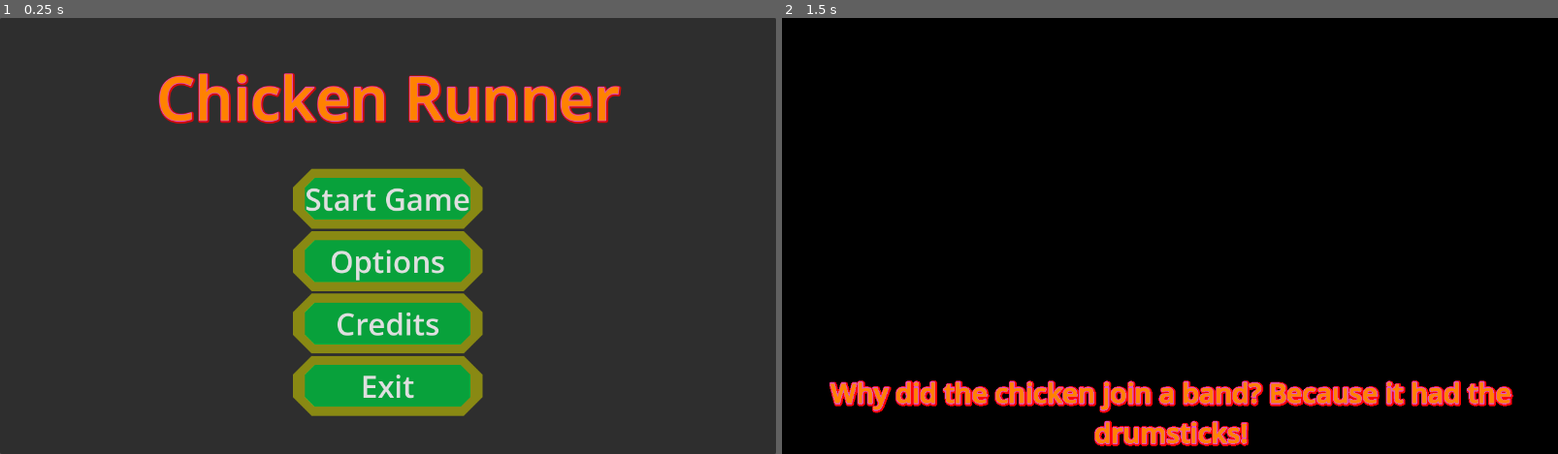
Above: before the commit, frames 1-2 (left to right).
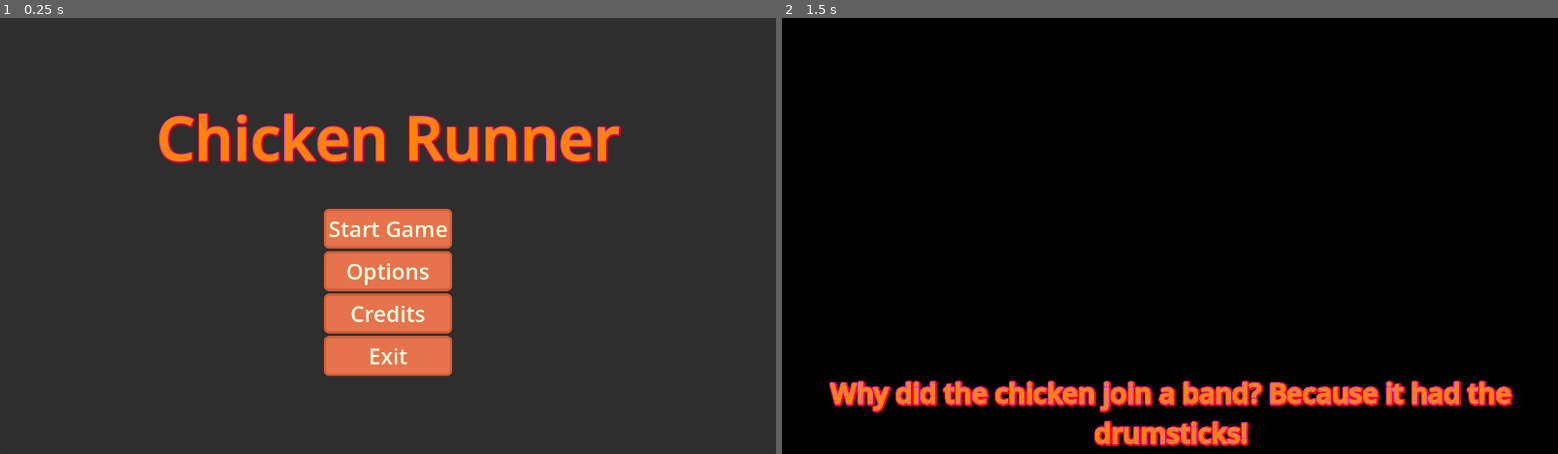
Above: after the commit, the same moments.

Repository: Tomohawk35/ChickenRunner
Game: Godot game, scene res://main_scenes/main_menu/main_menu.tscn
Same seed, same stepped clock (60 frames per second), same inputs: the game is played once before the commit and once after it.
Inputs (mouse positions are in pixels of both pictures, inside the frame that each line leads up to):
- Up to frame 1 (0.25 s): no input
- Up to frame 2 (1.5 s): click "Start Game" at 0.5 s; tap Enter at 1.25 s; move the mouse to (1340, 214) at 1.27 s; hold D (right) from 1.28 s (still down)

The runs differ from the first frame. In frame 1, 20% of the frame differs, in the area x 20-81%, y 12-92%; in frame 2, nothing differs.

Commit message:
Added theme to project to make creating UI easier. Added palette to color swatches

Diff:
--- a/chicken-runner/main_scenes/main_menu/main_menu.tscn
+++ b/chicken-runner/main_scenes/main_menu/main_menu.tscn
@@ -1,6 +1,7 @@
 [gd_scene format=3 uid="uid://ccghfwhfqeydf"]
 
 [ext_resource type="Script" uid="uid://b8jppogi8mavb" path="res://main_scenes/main_menu/main_menu.gd" id="1_70phs"]
+[ext_resource type="Theme" uid="uid://b1sjlmnw4xnce" path="res://project_theme.tres" id="2_y8l6a"]
 
 [sub_resource type="LabelSettings" id="LabelSettings_pq8uq"]
 font_size = 100
@@ -9,32 +10,6 @@
 outline_color = Color(0.86960465, 0.3289683, 0.77553135, 1)
 shadow_size = 13
 shadow_color = Color(1, 0, 0, 0.7764706)
-
-[sub_resource type="StyleBoxFlat" id="StyleBoxFlat_70phs"]
-bg_color = Color(0, 0.7254902, 0.24313726, 0.827451)
-border_width_left = 20
-border_width_top = 15
-border_width_right = 20
-border_width_bottom = 15
-border_color = Color(0.8, 0.8, 0, 0.5764706)
-corner_radius_top_left = 30
-corner_radius_top_right = 30
-corner_radius_bottom_right = 30
-corner_radius_bottom_left = 30
-corner_detail = 1
-
-[sub_resource type="StyleBoxFlat" id="StyleBoxFlat_egyqj"]
-bg_color = Color(0, 0.6, 1, 1)
-border_width_left = 20
-border_width_top = 15
-border_width_right = 20
-border_width_bottom = 15
-border_color = Color(0.8, 0.2509804, 0, 0.5764706)
-corner_radius_top_left = 30
-corner_radius_top_right = 30
-corner_radius_bottom_right = 30
-corner_radius_bottom_left = 30
-corner_detail = 1
 
 [sub_resource type="StyleBoxFlat" id="StyleBoxFlat_y8l6a"]
 bg_color = Color(0, 0.7254902, 0.24313726, 0.827451)
@@ -82,37 +57,34 @@
 [node name="StartGameButton" type="Button" parent="Panel/VBoxContainer/VBoxContainer" unique_id=1520385454]
 unique_name_in_owner = true
 layout_mode = 2
-theme_override_font_sizes/font_size = 50
-theme_override_styles/normal = SubResource("StyleBoxFlat_70phs")
-theme_override_styles/hover = SubResource("StyleBoxFlat_egyqj")
+theme = ExtResource("2_y8l6a")
+theme_type_variation = &"CustomMenuButton"
 text = "Start Game"
 
 [node name="OptionsButton" type="Button" parent="Panel/VBoxContainer/VBoxContainer" unique_id=374200735]
 unique_name_in_owner = true
 layout_mode = 2
-theme_override_font_sizes/font_size = 50
-theme_override_styles/normal = SubResource("StyleBoxFlat_70phs")
-theme_override_styles/hover = SubResource("StyleBoxFlat_egyqj")
+theme = ExtResource("2_y8l6a")
+theme_type_variation = &"CustomMenuButton"
 text = "Options"
 
 [node name="CreditsButton" type="Button" parent="Panel/VBoxContainer/VBoxContainer" unique_id=46686165]
 unique_name_in_owner = true
 layout_mode = 2
-theme_override_font_sizes/font_size = 50
-theme_override_styles/normal = SubResource("StyleBoxFlat_70phs")
-theme_override_styles/hover = SubResource("StyleBoxFlat_egyqj")
+theme = ExtResource("2_y8l6a")
+theme_type_variation = &"CustomMenuButton"
 text = "Credits"
 
 [node name="ExitButton" type="Button" parent="Panel/VBoxContainer/VBoxContainer" unique_id=1938226035]
 unique_name_in_owner = true
 layout_mode = 2
-theme_override_font_sizes/font_size = 50
-theme_override_styles/normal = SubResource("StyleBoxFlat_70phs")
-theme_override_styles/hover = SubResource("StyleBoxFlat_egyqj")
+theme = ExtResource("2_y8l6a")
+theme_type_variation = &"CustomMenuButton"
 text = "Exit"
 
 [node name="CreditsPanel" type="PanelContainer" parent="." unique_id=455196220]
 unique_name_in_owner = true
+visible = false
 layout_mode = 1
 anchors_preset = 8
 anchor_left = 0.5
--- /dev/null
+++ b/chicken-runner/project_theme.tres
@@ -0,0 +1,95 @@
+[gd_resource type="Theme" format=3 uid="uid://b1sjlmnw4xnce"]
+
+[sub_resource type="StyleBoxFlat" id="StyleBoxFlat_tf5ee"]
+content_margin_left = 8.0
+content_margin_top = 8.0
+content_margin_right = 8.0
+content_margin_bottom = 8.0
+bg_color = Color(0.8784314, 0.5803922, 0.49411765, 1)
+border_width_left = 4
+border_width_top = 4
+border_width_right = 4
+border_width_bottom = 4
+border_color = Color(0.8784314, 0.5803922, 0.49411765, 1)
+corner_radius_top_left = 8
+corner_radius_top_right = 8
+corner_radius_bottom_right = 8
+corner_radius_bottom_left = 8
+
+[sub_resource type="StyleBoxFlat" id="StyleBoxFlat_tpbpl"]
+content_margin_left = 8.0
+content_margin_top = 8.0
+content_margin_right = 8.0
+content_margin_bottom = 8.0
+bg_color = Color(0.9019608, 0.4509804, 0.29803923, 1)
+border_width_left = 4
+border_width_top = 4
+border_width_right = 4
+border_width_bottom = 4
+border_color = Color(0.99215686, 0.8627451, 0.5921569, 1)
+corner_radius_top_left = 8
+corner_radius_top_right = 8
+corner_radius_bottom_right = 8
+corner_radius_bottom_left = 8
+
+[sub_resource type="StyleBoxFlat" id="StyleBoxFlat_xx24o"]
+content_margin_left = 8.0
+content_margin_top = 8.0
+content_margin_right = 8.0
+content_margin_bottom = 8.0
+bg_color = Color(0.9019608, 0.4509804, 0.29803923, 1)
+border_width_left = 4
+border_width_top = 4
+border_width_right = 4
+border_width_bottom = 4
+border_color = Color(0.99215686, 0.8627451, 0.5921569, 1)
+corner_radius_top_left = 8
+corner_radius_top_right = 8
+corner_radius_bottom_right = 8
+corner_radius_bottom_left = 8
+
+[sub_resource type="StyleBoxFlat" id="StyleBoxFlat_7ot3o"]
+content_margin_left = 8.0
+content_margin_top = 8.0
+content_margin_right = 8.0
+content_margin_bottom = 8.0
+bg_color = Color(0.9019608, 0.4509804, 0.29803923, 1)
+border_width_left = 4
+border_width_top = 4
+border_width_right = 4
+border_width_bottom = 4
+border_color = Color(0.83137256, 0.3647059, 0.22352941, 1)
+corner_radius_top_left = 8
+corner_radius_top_right = 8
+corner_radius_bottom_right = 8
+corner_radius_bottom_left = 8
+
+[sub_resource type="StyleBoxFlat" id="StyleBoxFlat_tkp33"]
+content_margin_left = 8.0
+content_margin_top = 8.0
+content_margin_right = 8.0
+content_margin_bottom = 8.0
+bg_color = Color(0.83137256, 0.3647059, 0.22352941, 1)
+border_width_left = 4
+border_width_top = 4
+border_width_right = 4
+border_width_bottom = 4
+border_color = Color(0.98039216, 0.59607846, 0.34901962, 1)
+corner_radius_top_left = 8
+corner_radius_top_right = 8
+corner_radius_bottom_right = 8
+corner_radius_bottom_left = 8
+
+[resource]
+Button/colors/font_color = Color(0.9843137, 0.99607843, 0.8745098, 1)
+Button/colors/font_focus_color = Color(0.9843137, 0.99607843, 0.8745098, 1)
+Button/colors/font_hover_color = Color(0.9843137, 0.99607843, 0.8745098, 1)
+Button/colors/font_hover_pressed_color = Color(0.98039216, 0.59607846, 0.34901962, 1)
+Button/colors/font_pressed_color = Color(0.99215686, 0.8627451, 0.5921569, 1)
+Button/styles/disabled = SubResource("StyleBoxFlat_tf5ee")
+Button/styles/focus = SubResource("StyleBoxFlat_tpbpl")
+Button/styles/hover = SubResource("StyleBoxFlat_xx24o")
+Button/styles/normal = SubResource("StyleBoxFlat_7ot3o")
+Button/styles/pressed = SubResource("StyleBoxFlat_tkp33")
+CustomMenuButton/base_type = &"Button"
+CustomMenuButton/font_sizes/font_size = 36
